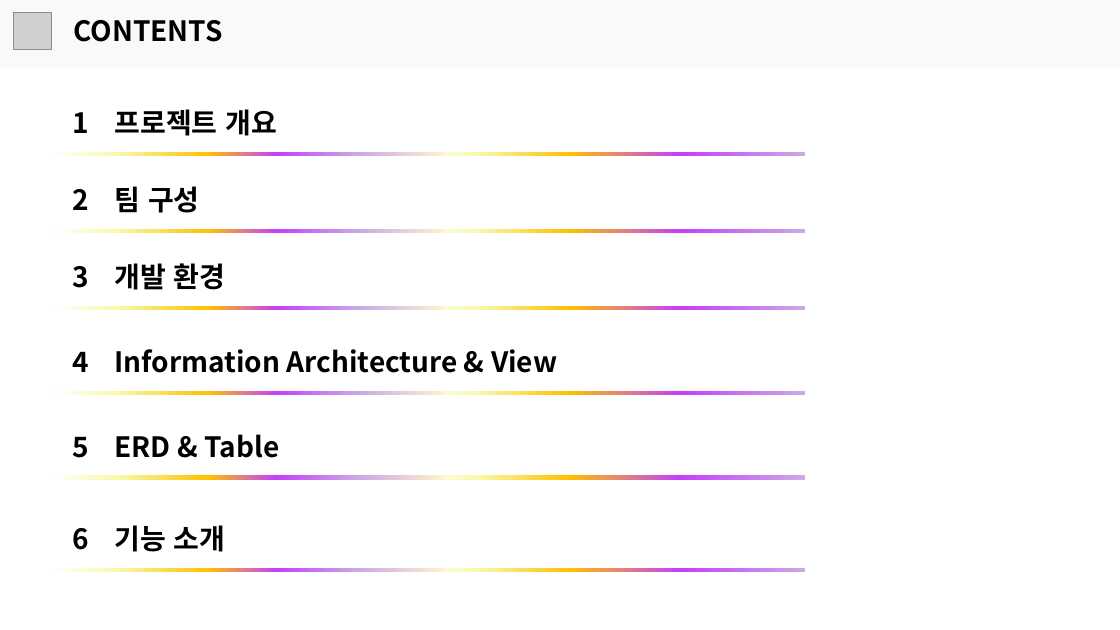
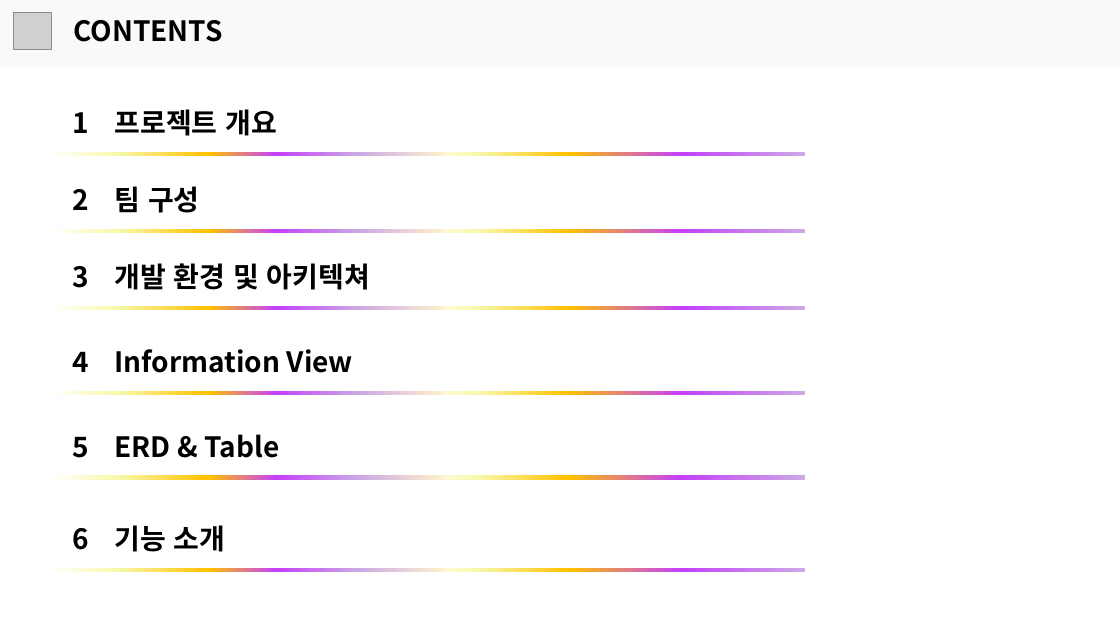
Before and after one commit to JGwanghou/Photostagram_, a slide deck: slide 2 of 프로젝트 발표 보고서.pptx. Drawn at 1120x630 pixels with LibreOffice and Linux fonts; fonts in the diff are those of the drawing; grey boxes stand for pictures. Boxes give left, top, right and bottom in pixels: in the first picture for what was removed or moved away, otherwise in the second. Text is boxed around its words. In the diff, an @@ line names an element or a change of style, - is before the commit and + after.

```diff
--- a/프로젝트 발표 보고서.pptx
+++ b/프로젝트 발표 보고서.pptx
@@ text at box(73, 263, 370, 290): text changed @@
-3 개발 환경
+3 개발 환경 및 아키텍쳐
@@ text at box(73, 349, 353, 373): text changed @@
-4 Information Architecture & View
+4 Information View
```
Also in this commit, not shown: 5 other slides changed, 4 slides added, 3 slides removed, 8 other files.
